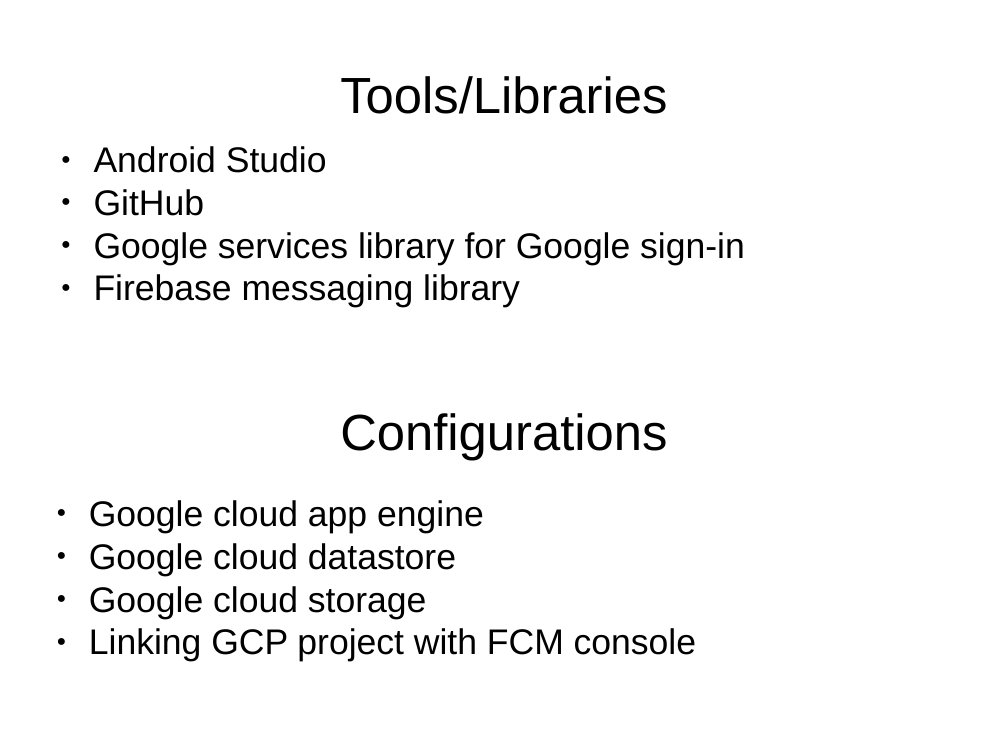
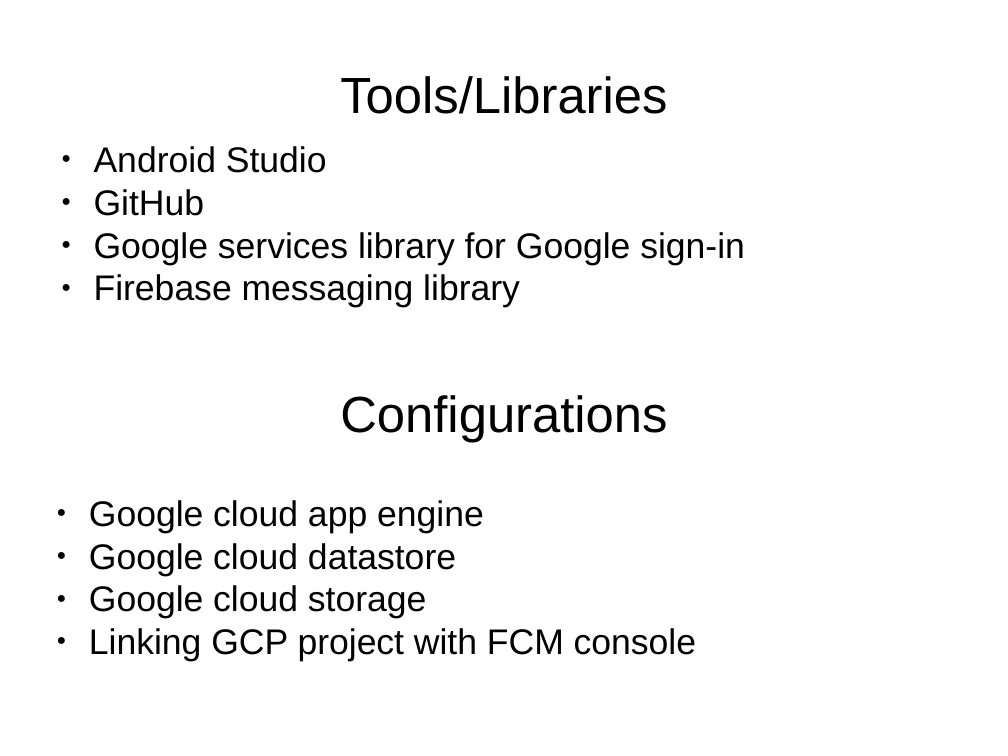
Before and after one commit to shwetaHerlekar/QuoteOfTheDay, a slide deck: slide 4 of documentation/Demo_Quote_of_the_day.pptx. Drawn at 1008x756 pixels with LibreOffice and Linux fonts; fonts in the diff are those of the drawing. Boxes give left, top, right and bottom in pixels: in the first picture for what was removed or moved away, otherwise in the second. Text is boxed around its words. In the diff, an @@ line names an element or a change of style, - is before the commit and + after.

```diff
--- a/documentation/Demo_Quote_of_the_day.pptx
+++ b/documentation/Demo_Quote_of_the_day.pptx
@@ text "Configurations": place and size @@
-text "Configurations" at bbox=[340, 413, 667, 461]
+text "Configurations" at bbox=[340, 395, 667, 443]
```
Also in this commit, not shown: 2 other slides changed.
